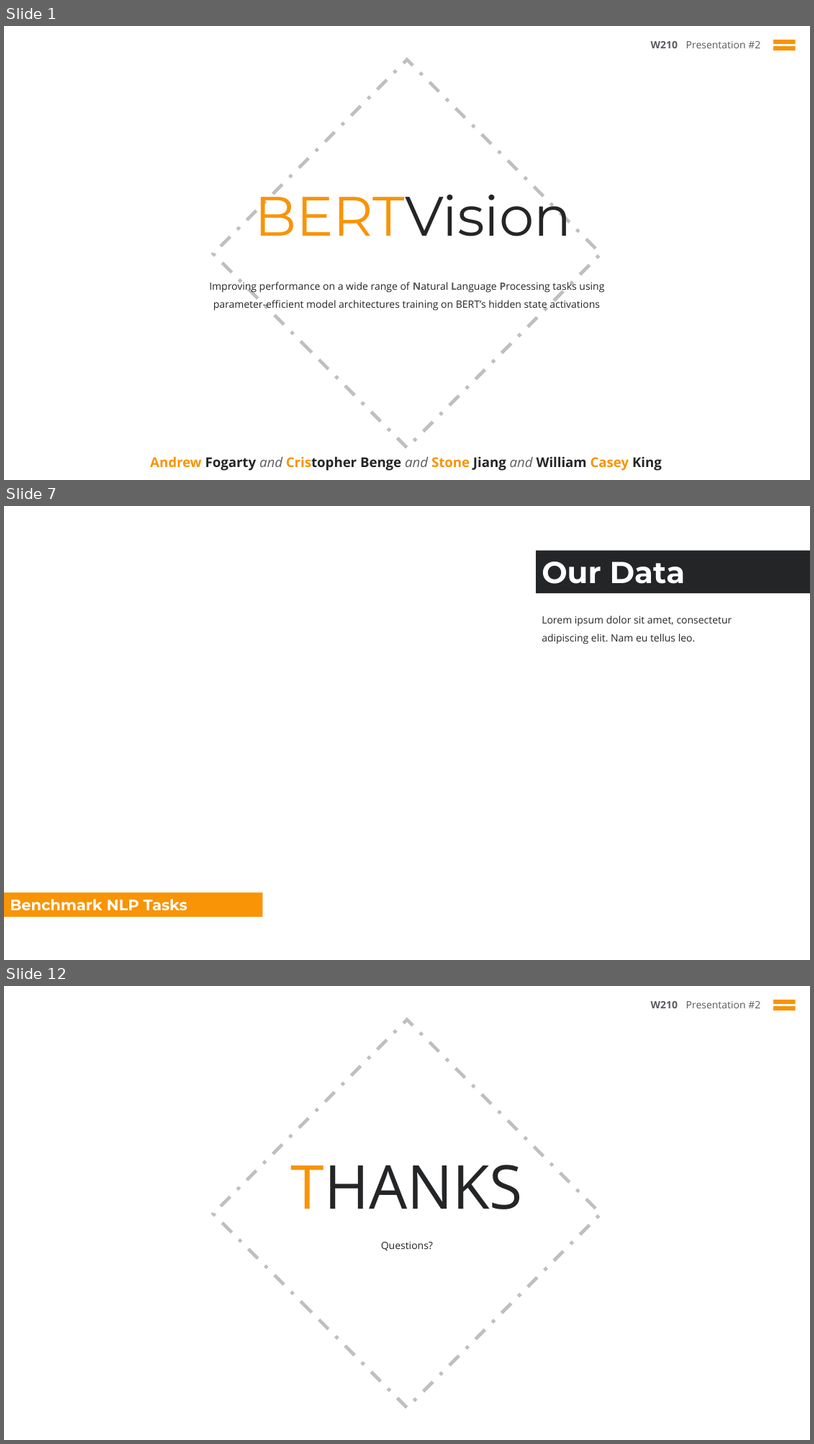
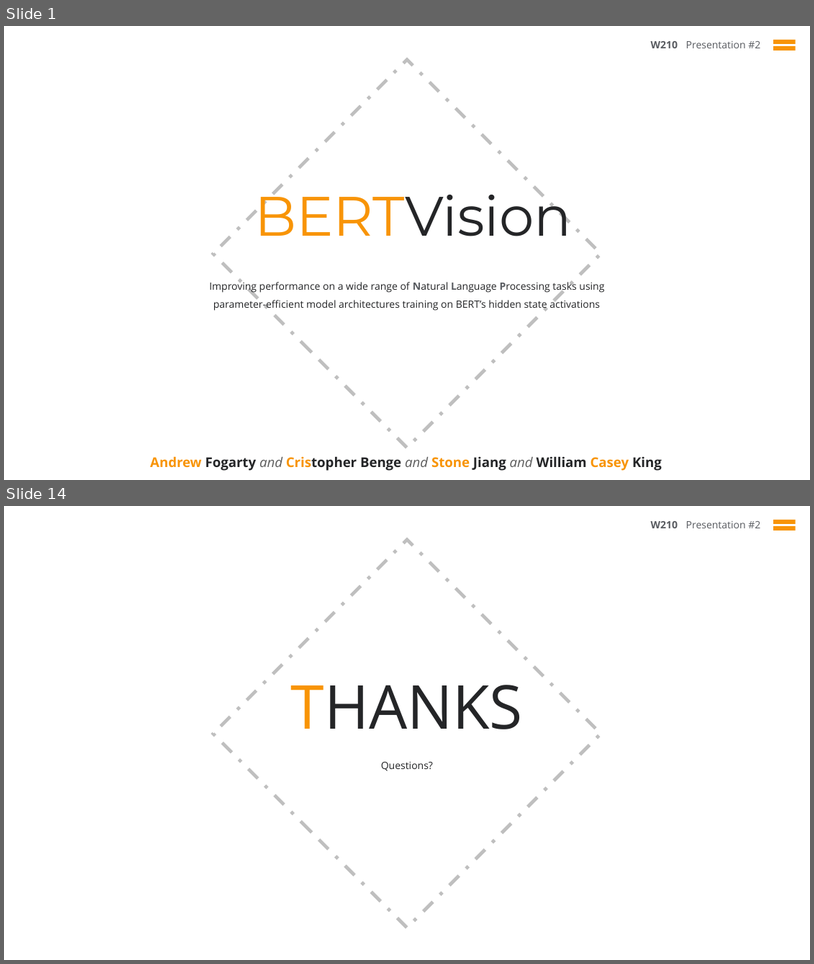
Before and after one commit to cbenge509/BERTVision, a slide deck: presentation/capstone/week_10/capstone__jiang_benge_fogarty_king__week_10.pptx. Shown one above the other, each under a label of ours: slides 1, 7 and 12 before the commit, slides 1 and 14 after it; the slides between them are not shown. The pictures are 814x1444 and 814x964 pixels, drawn with LibreOffice and Linux fonts; fonts in the diff are those of the drawing; background and template pictures are left out. Boxes give left, top, right and bottom in pixels: in the first picture for what was removed or moved away, otherwise in the second. Text is boxed around its words. In the diff, an @@ line names an element or a change of style, - is before the commit and + after.

```diff
--- a/presentation/capstone/week_10/capstone__jiang_benge_fogarty_king__week_10.pptx
+++ b/presentation/capstone/week_10/capstone__jiang_benge_fogarty_king__week_10.pptx
@@ slide 7 removed at (4,506,810,960), background #FFFFFF @@
@@ rectangle removed at (536,550,810,593) @@
-Our Data
@@ text removed at (542,615,733,644) @@
-Lorem ipsum dolor sit amet, consectetur adipiscing elit. Nam eu tellus leo.
@@ rectangle removed at (4,893,263,917) @@
-Benchmark NLP Tasks
@@ what was slide 12 is now slide 14 @@
```
Also in this commit, not shown: 2 slides changed, 10 slides added, 7 other slides removed, 2 other files.
